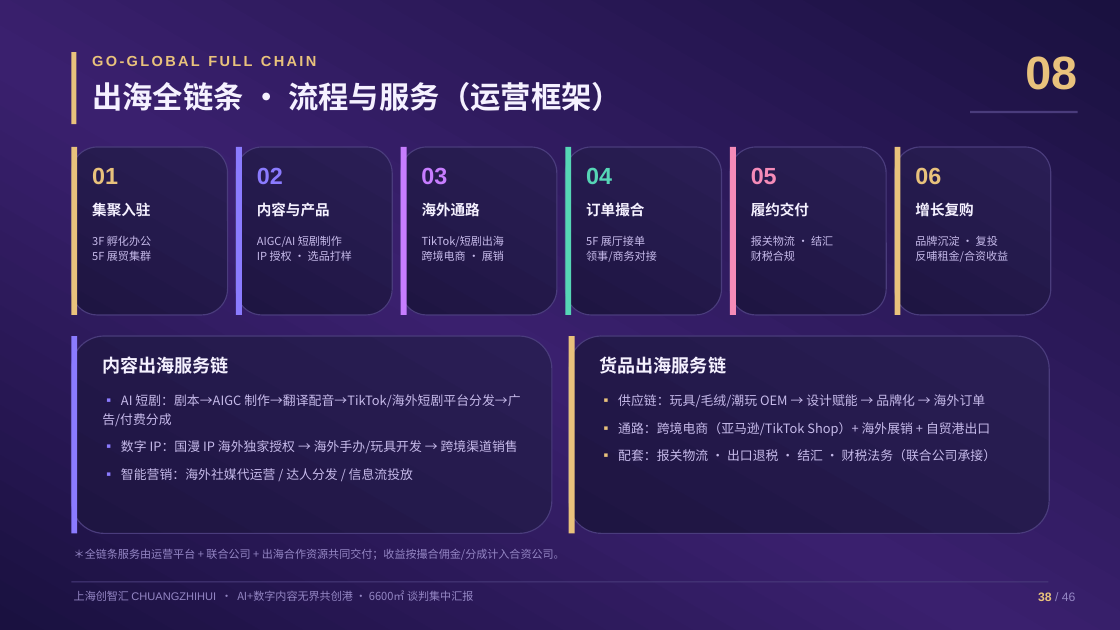
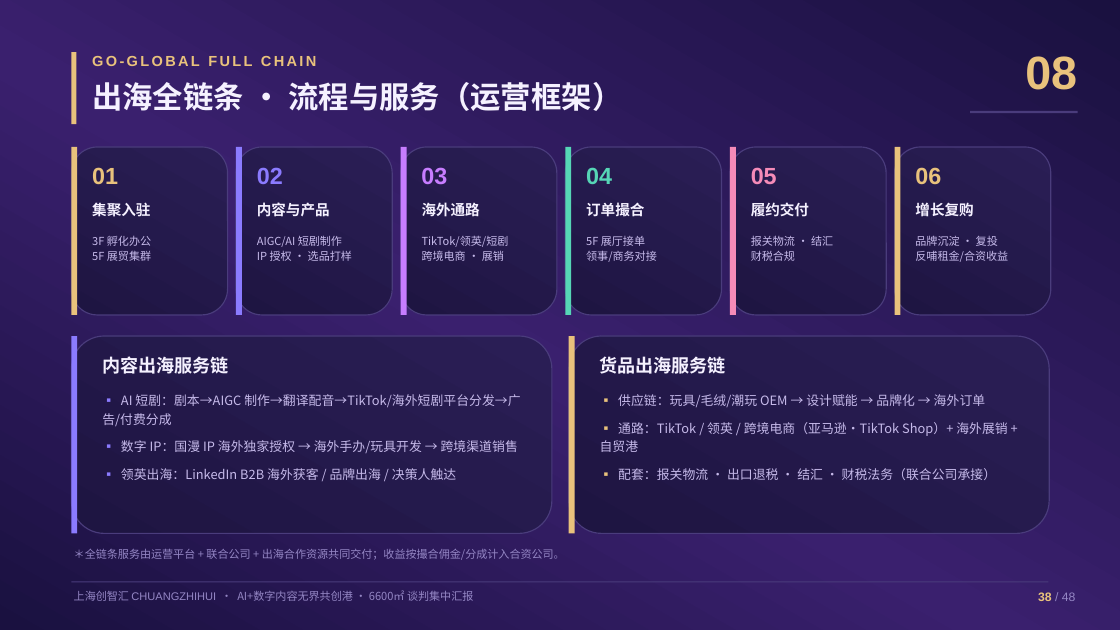
Before and after one commit to hujigang2010-maker/AIDEN, a slide deck: slide 38 of proposal/chuangzhihui-6600-proposal.pptx. Drawn at 1120x630 pixels with LibreOffice and Linux fonts; fonts in the diff are those of the drawing. Boxes give left, top, right and bottom in pixels: in the first picture for what was removed or moved away, otherwise in the second. Text is boxed around its words. In the diff, an @@ line names an element or a change of style, - is before the commit and + after.

```diff
--- a/proposal/chuangzhihui-6600-proposal.pptx
+++ b/proposal/chuangzhihui-6600-proposal.pptx
@@ text at (x1=422, y1=236, x2=509, y2=261): text changed @@
-TikTok/短剧出海
-跨境电商 · 展销
+TikTok/领英/短剧
+跨境电商 · 展销
@@ text at (x1=600, y1=422, x2=1007, y2=452): text changed @@
-▪ 通路：跨境电商（亚马逊/TikTok Shop）+ 海外展销 + 自贸港出口
+▪ 通路：TikTok / 领英 / 跨境电商（亚马逊·TikTok Shop）+ 海外展销 + 自贸港
@@ text at (x1=121, y1=468, x2=456, y2=480): text changed @@
-▪ 智能营销：海外社媒代运营 / 达人分发 / 信息流投放
+▪ 领英出海：LinkedIn B2B 海外获客 / 品牌出海 / 决策人触达
```
Also in this commit, not shown: 43 other slides changed, 2 slides added, 5 other files.
